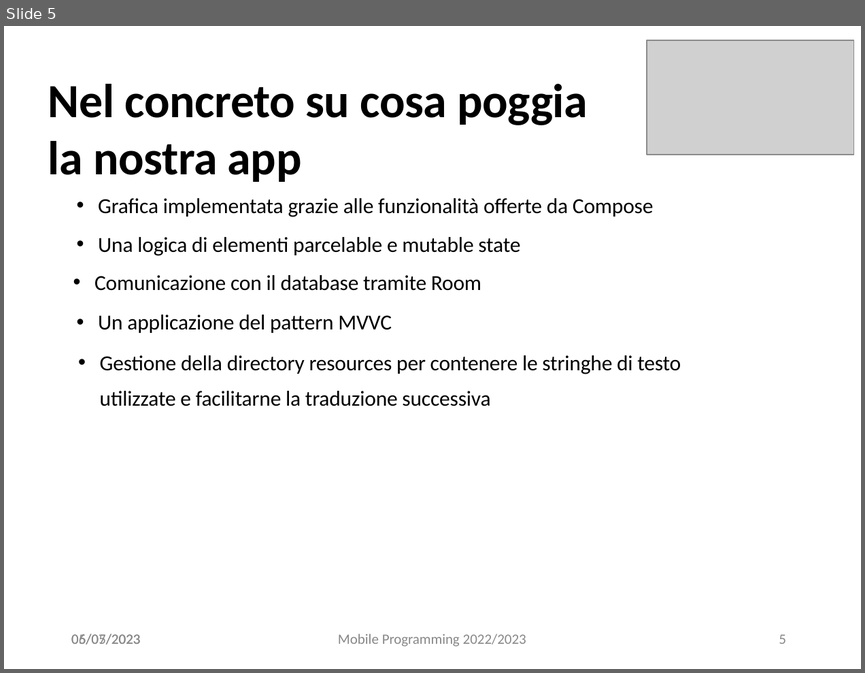
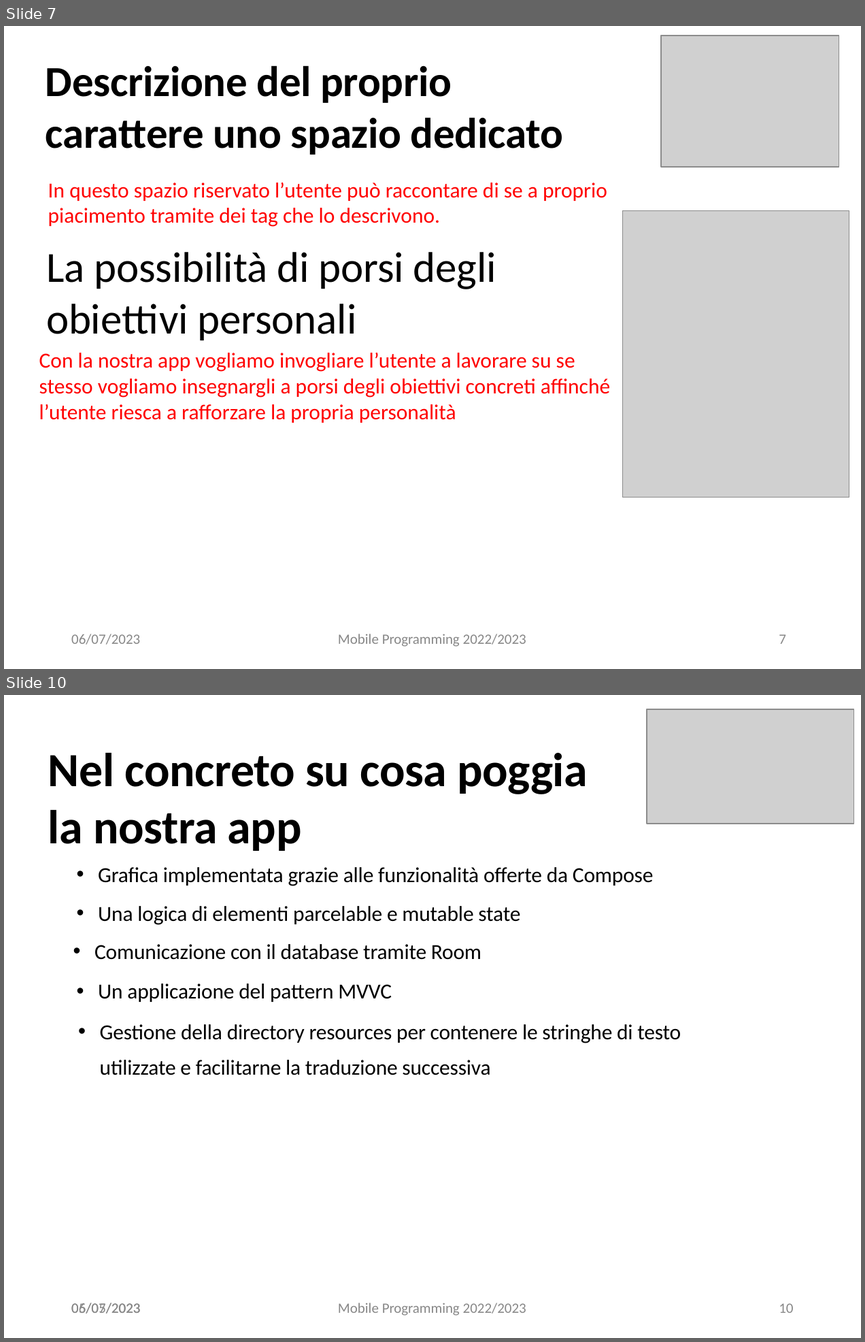
Before and after one commit to projectISPW/LetMeKnowMP, a slide deck: presentazione.pptx. Shown one above the other, each under a label of ours: slide 5 before the commit, slides 7 and 10 after it; the slides between them are not shown. The pictures are 865x673 and 865x1342 pixels, drawn with LibreOffice and Linux fonts; fonts in the diff are those of the drawing; grey boxes stand for pictures. Boxes give left, top, right and bottom in pixels: in the first picture for what was removed or moved away, otherwise in the second. Text is boxed around its words. In the diff, an @@ line names an element or a change of style, - is before the commit and + after.

```diff
--- a/presentazione.pptx
+++ b/presentazione.pptx
@@ slide 7 added at [4, 26, 861, 669], background #FFFFFF @@
@@ picture added at [661, 36, 839, 167] @@
@@ title added at [45, 65, 563, 155], 36 pt, text #000000, bold @@
+Descrizione del proprio carattere uno spazio dedicato
@@ text added at [48, 182, 607, 227], 18 pt, text #FF0000 @@
+  In questo spazio riservato l’utente può raccontare di se a proprio piacimento tramite dei tag che lo descrivono.
@@ picture added at [623, 210, 849, 497] @@
@@ text added at [46, 252, 496, 340], 36 pt, text #000000 @@
+La possibilità di porsi degli obiettivi personali
@@ text added at [39, 352, 610, 422], 18 pt, text #FF0000 @@
+  Con la nostra app vogliamo invogliare l’utente a lavorare su se stesso vogliamo insegnargli a porsi degli obiettivi concreti affinché l’utente riesca a rafforzare la propria personalità
@@ text added at [71, 633, 140, 644], 12 pt, text #888888 @@
+06/07/2023
@@ text added at [338, 633, 526, 646], 12 pt, text #888888 @@
+Mobile Programming 2022/2023
@@ page number added at [779, 634, 786, 643], 12 pt, text #888888 @@
+7
@@ what was slide 5 is now slide 10 @@
@@ page number at [779, 1303, 793, 1312]: text changed @@
-5
+10
```
Also in this commit, not shown: 3 slides changed, 5 other slides added, 1 slide removed.
